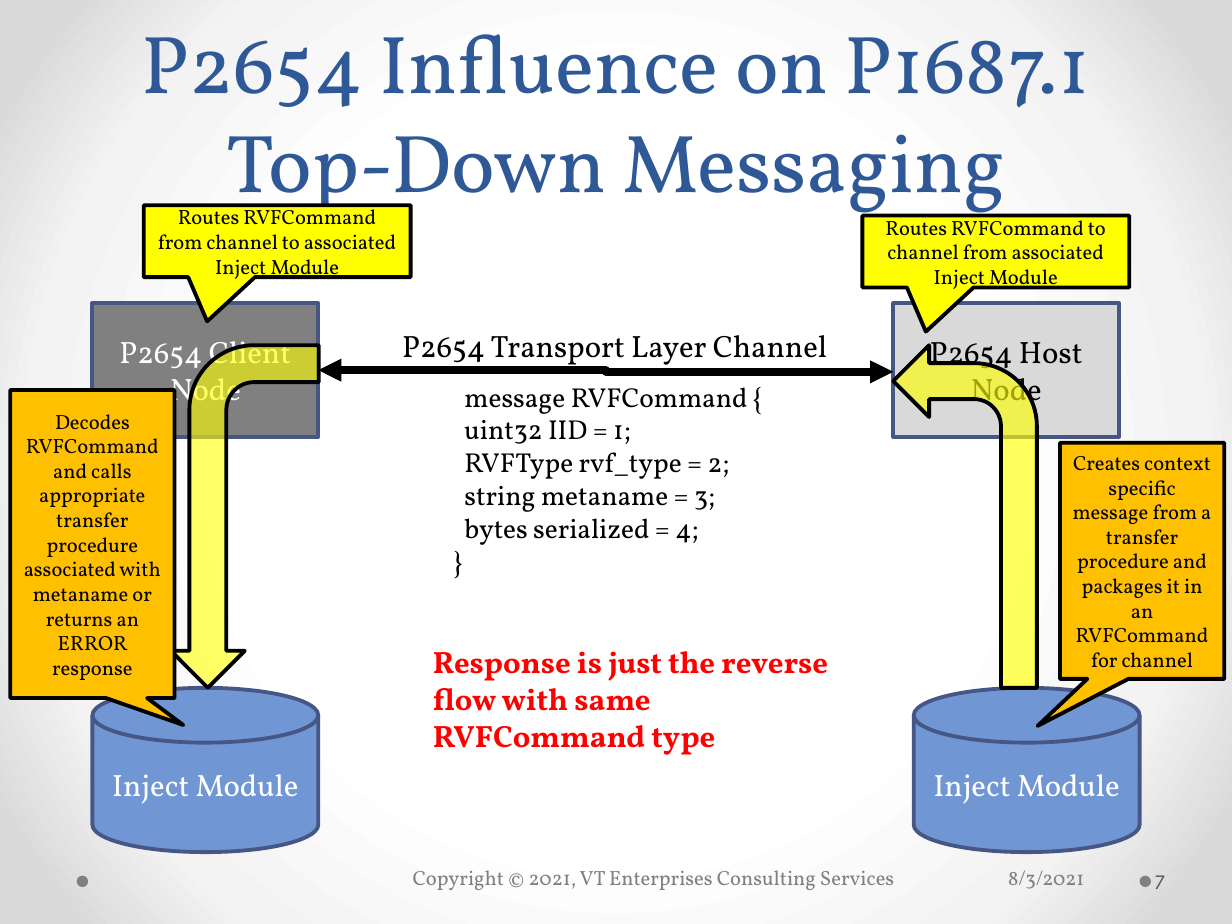
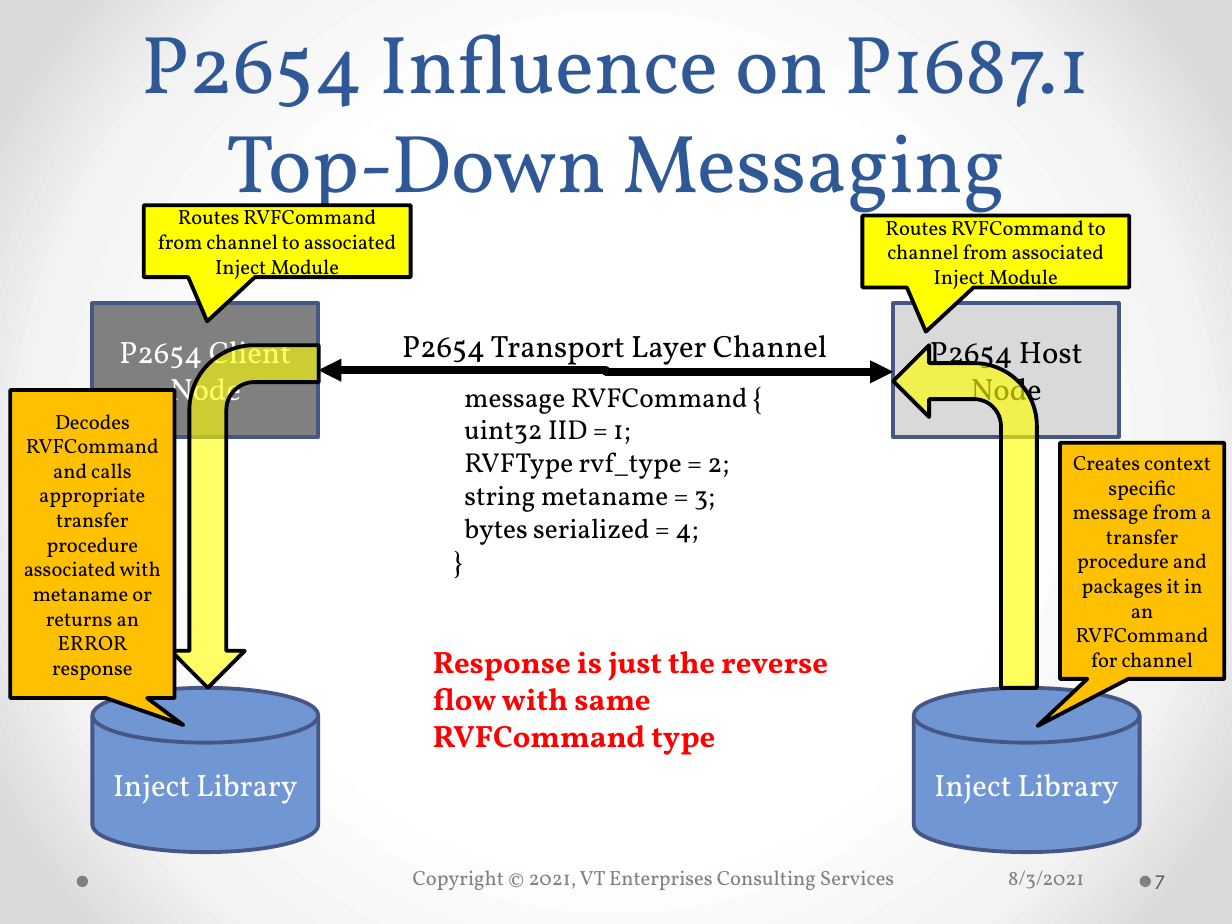
Before and after one commit to bradfordvt/P2654Model2, a slide deck: slide 7 of docs/MJBUnification20210720.pptx. Drawn at 1232x924 pixels with LibreOffice and Linux fonts; fonts in the diff are those of the drawing; background and template pictures are left out. Boxes give left, top, right and bottom in pixels: in the first picture for what was removed or moved away, otherwise in the second. Text is boxed around its words. In the diff, an @@ line names an element or a change of style, - is before the commit and + after.

```diff
--- a/docs/MJBUnification20210720.pptx
+++ b/docs/MJBUnification20210720.pptx
@@ text in cylinder at (113, 774, 297, 804): text changed @@
-Inject Module
+Inject Library
@@ text in cylinder at (934, 774, 1119, 804): text changed @@
-Inject Module
+Inject Library
```
Also in this commit, not shown: 4 other slides changed.
